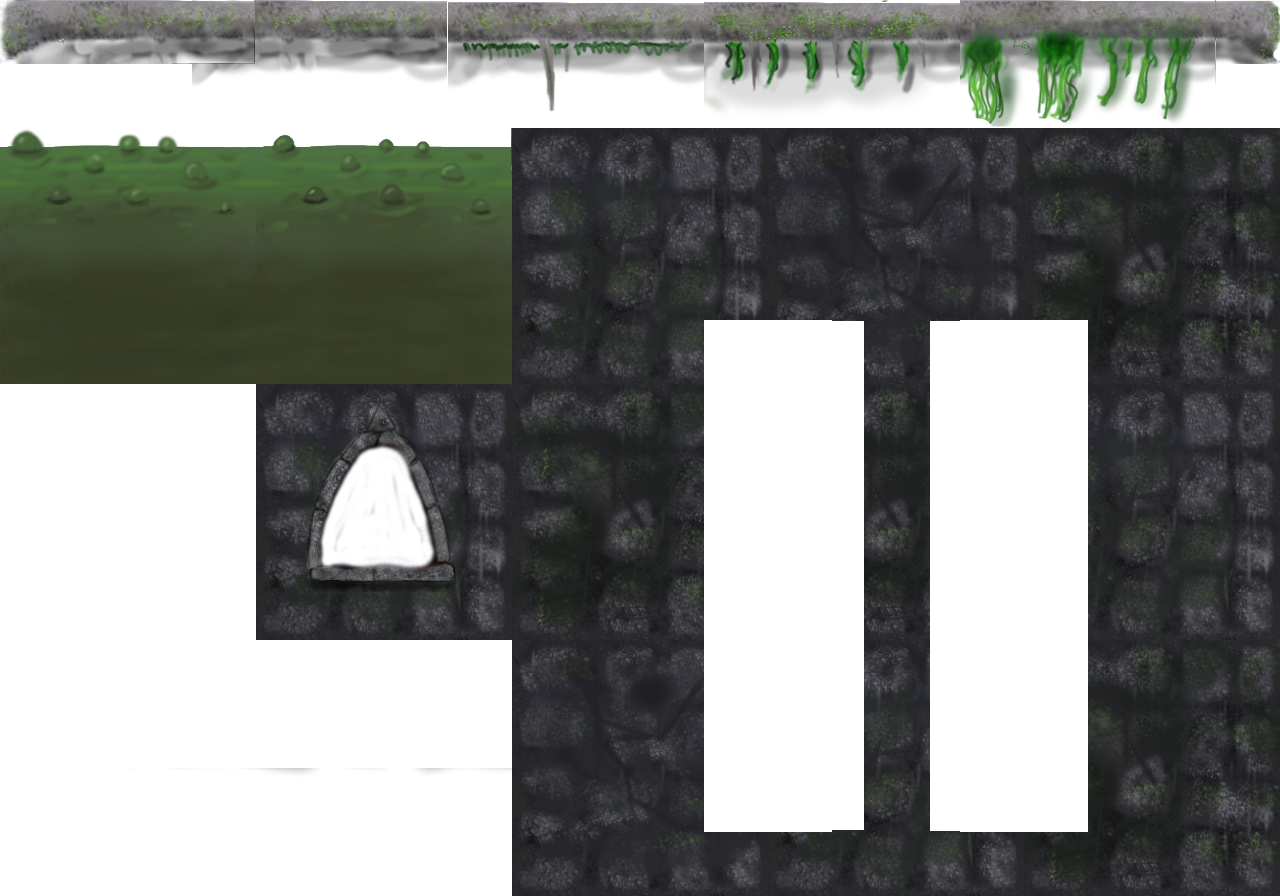
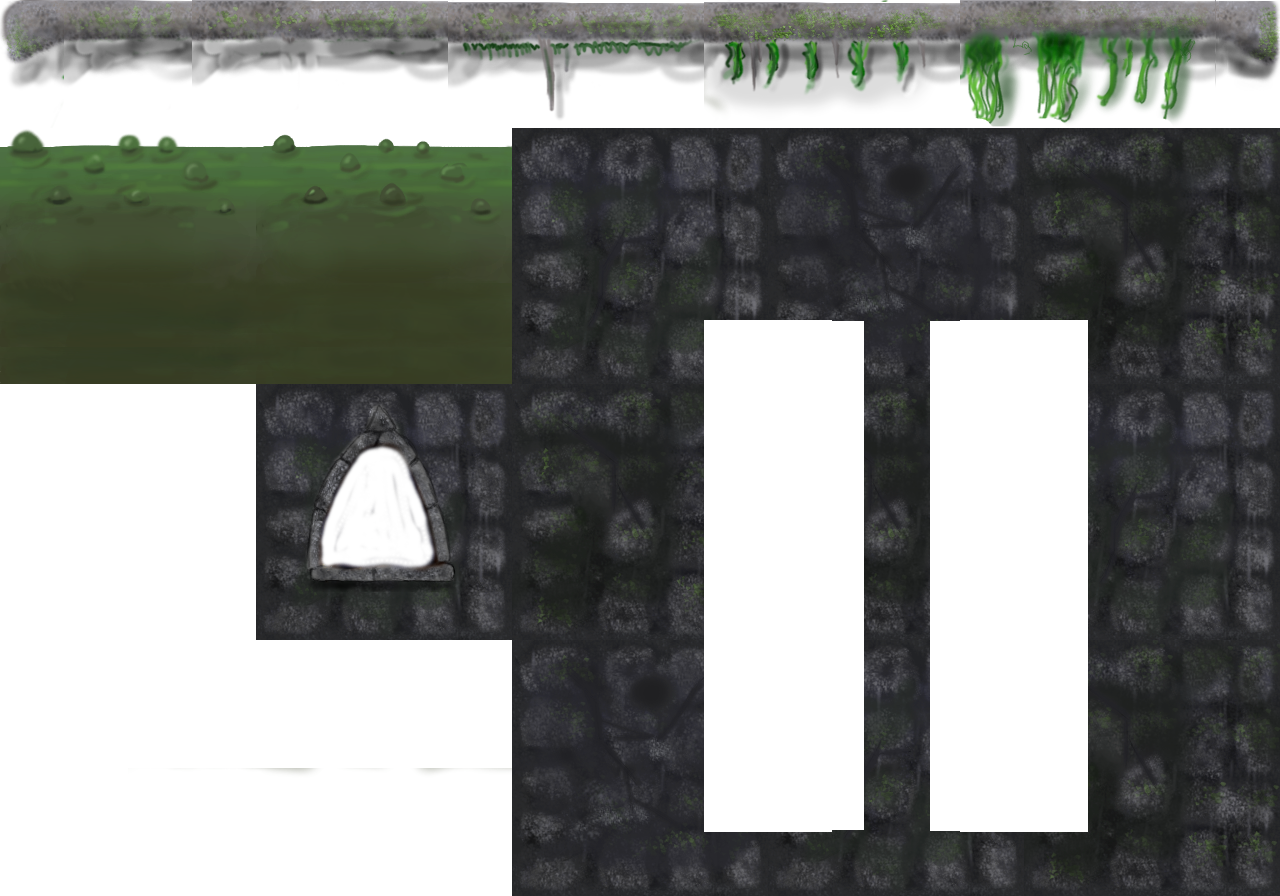
Before/after of a 1280 x 896 layered artwork. What changed in the layer stack:
painted on "Tausta" over [0, 0, 1280, 176]
